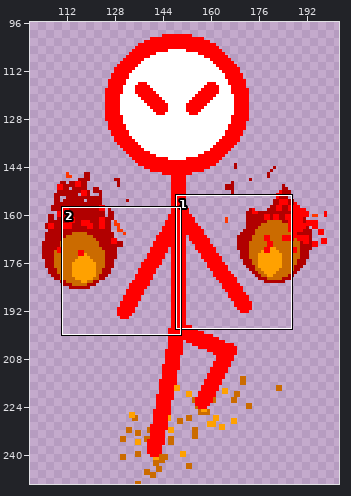
Pixel-art file: assets/red/stickman_slash.aseprite. Above: a wide view before the commit, with the close-up outlined.
Close-up. Old version:
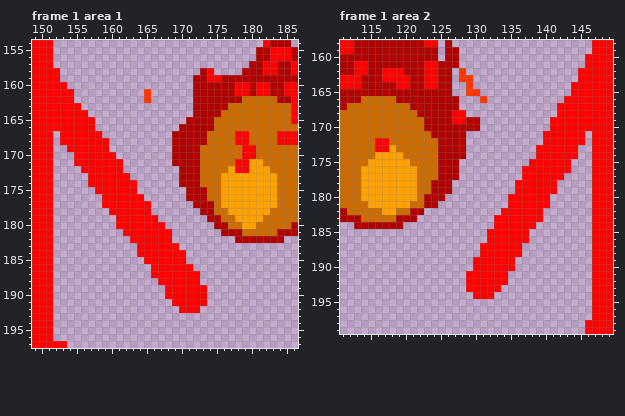
300x250 pixels, 5 frames. Shown: frame 1 area 1: x 149..186, y 154..197; frame 1 area 2: x 111..149, y 158..199. The wide view leaves out empty margins. The commit also changed other frames or places, which this record leaves out.
After:
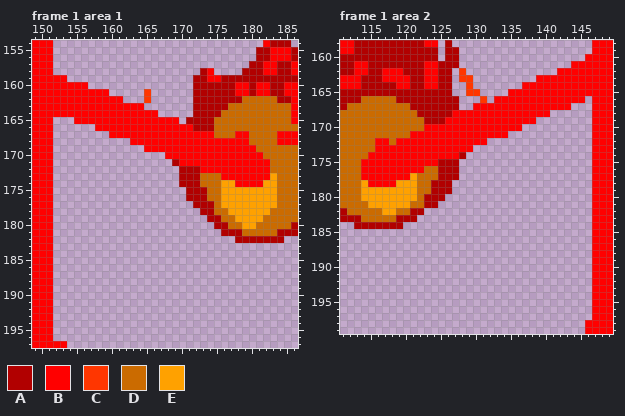
Palette (. is transparent): A #b10000  B #ff0000  C #ff3600  D #cb6b00  E #ffa100
Diff:
Changed rows in their new state; - is an unchanged pixel.
Frame 1 area 1, layer "Layer 1":
first column x 152:
158 .------------------------------
159 -B-----------------------------
160 --BBB--------------------------
161 ---BBBBB-----------------------
162 ---BBBBBBB---------------------
163 ----BBBBBBBBB------------------
164 -----BBBBBBBBBB----------------
165 ...---BBBBBBBBBBBB-------------
166 ......BBBBBBBBBBBBBB-----------
167 -......-BBBBBBBBBBBBBBB--------
168 -.......---BBBBBBBBBBBBBBB-----
169 --......-----BBBBBBBBBBBBBB----
170 ---......-------BBBBBBBBBBB--B-
171 ---.......--------BBBBBBBB--BBB
172 ----......-----------BBBBB--BBB
173 -----......-------------BBBBBBB
174 -----.......--------------BBBB-
175 ------......-------------------
176 -------......------------------
177 -------.......-----------------
178 --------......-----------------
179 ---------......----------------
180 ---------.......---------------
181 ----------.......--------------
182 -----------......--------------
183 ------------......-------------
184 ------------.......------------
185 -------------......------------
186 --------------......-----------
187 --------------.......----------
188 ---------------......----------
189 ----------------......---------
190 ----------------......---------
191 -----------------.....---------
192 ------------------...----------
Frame 1 area 2, layer "Layer 1":
first column x 114:
161 ------------------------------BB-
162 ----------------------------BBB--
163 -------------------------BBBBBB--
164 -----------------------BBBBBBB---
165 ---------------------BBBBBBBBB---
166 -------------------BBBBBBBBBB---.
167 ----------------BBBBBBBBBBBB--...
168 ---------------BBBBBBBBBBBB-.....
169 ------------B--BBBBBBBBBB--......
170 ---------BBBBBBBBBBBBBB----......
171 -------BBBBBBBBBBBBBB-----......-
172 -----BBBBBBBBBBBBB--------......-
173 ----BBBBBBBBBBBB---------......--
174 -BBBBBBBBBBBBB-----------......--
175 BBBBBBBBBBB-------------......---
176 BBBBBBBBB--------------.......---
177 BBBBBBB----------------......----
178 -BBBB-----------------......-----
179 ----------------------......-----
180 ---------------------......------
181 ---------------------......------
182 --------------------......-------
183 -------------------.......-------
184 -------------------......--------
185 ------------------......---------
186 ------------------......---------
187 -----------------......----------
188 -----------------......----------
189 ----------------......-----------
190 ----------------......-----------
191 ---------------......------------
192 ---------------......------------
193 ---------------.....-------------
194 ----------------...--------------
